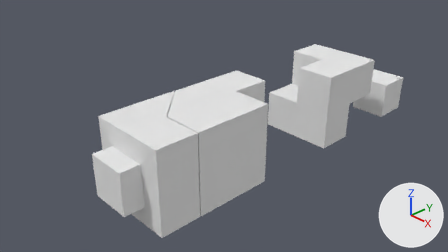
A saved change to the Blender file Assets/Models/b3_harder/b3_harder.blend.
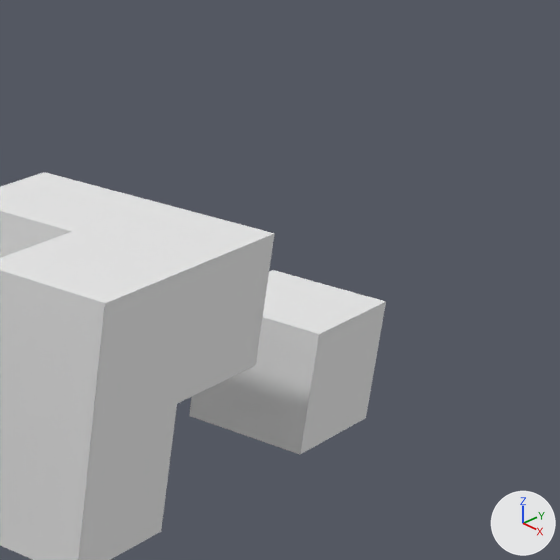
Each version is shown from the file's camera 'Camera', then close up on the part from 68% to 100% of the width and 0% to 57% of the height. The axes (+X, +Y, +Z) are drawn at lower right. The lights are the same throughout.

Names of what the first close-up shows: 'b2p4', 'b2p4_b2p3_a1', 'b2p4_b2p3_a4', 'b2p5', 'b2p5_b2p4_a1', 'b2p5_b2p4_a2'.
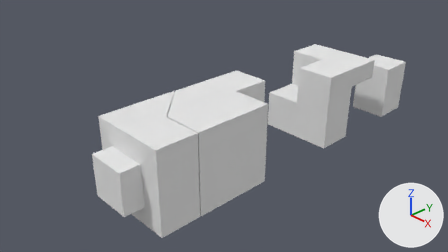
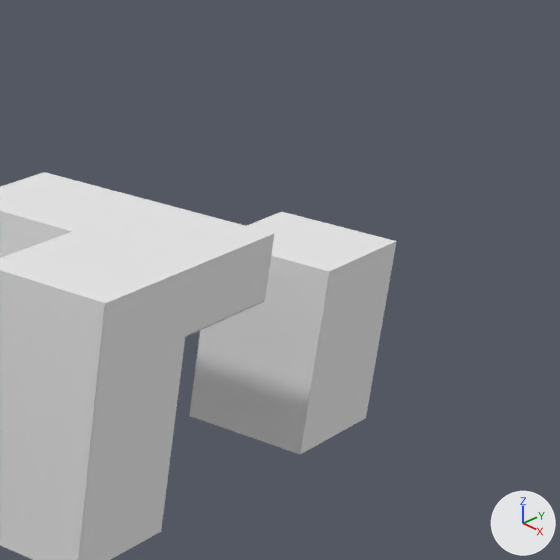
The change, as a diff of the scene's bpy script:
```diff
--- a/Assets/Models/b3_harder/b3_harder.blend.py
+++ b/Assets/Models/b3_harder/b3_harder.blend.py
@@ me_cube_006 @@
 me_cube_006.from_pydata(...)  # 8 vertices, 6 faces; spans x 0.0..1.0, y 5.67..6.17, z -1.0..0.0
 # used by ob_b2p5; location = (0.0, -5.202, 0.0); scale = (1.0, 2.0, 1.0)
+# me_cube_006 part 1: the whole mesh is scaled about its middle by (1, 1, 1.5), then moved by (0.0, 0.0, 0.25)
 me_cube_006.materials.append(mat_purple)
@@ me_cube_005 @@
 me_cube_005.from_pydata(...)  # 25 vertices, 18 faces, 2 loose edges; spans x -1.0..1.0, y 4.23..5.23, z -1.0..1.0
 # used by ob_b2p4; location = (0.0, -5.202, 0.0); scale = (1.0, 2.0, 1.0)
 # verts and faces of me_cube_005; kept vertices keep their numbers, new ones are numbered from 25
 # before: 1 (1.0, 5.23, 1.0) at pixel (274, 233), 2 (-1.0, 5.23, 1.0) at pixel (44, 172), 3 (1.0, 4.73, -1.0) at pixel (161, 531), 4 (1.0, 4.23, -1.0), 7 (1.0, 4.73, 1.0) at pixel (194, 266)
 # before: 8 (1.0, 4.23, 1.0) at pixel (105, 303), 9 (-1.0, 4.73, 1.0), 11 (1.0, 4.23, 0.0) at pixel (90, 445), 12 (0.0, 4.23, 1.0), 14 (-1.0, 4.73, 0.0)
 # before: 15 (1.0, 4.73, 0.0) at pixel (177, 403), 16 (0.0, 4.73, 1.0) at pixel (71, 231), 18 (0.0, 4.73, 0.0), 19 (0.0, 4.23, 0.0), 20 (1.0, 5.23, 0.0) at pixel (255, 365)
 # before: 21 (-1.0, 5.23, 0.0), 22 (0.0, 5.23, 0.0), 24 (0.0, 5.23, 1.0) at pixel (154, 201)
+# me_cube_005 part 2
+delete_vertices([20])  # with the faces that use them
+delete_faces([(3, 15, 7, 8, 11, 4), (2, 24, 22, 21), (9, 14, 18, 16), (12, 16, 18, 19)])
+for new, old in zip([*range(25, 29)], [1, 7, 16, 24]): verts[new] = verts[old] + (0.0, 0.0, -0.5)
+faces += [(1, 25, 28, 24), (25, 26, 27, 28), (3, 15, 26, 7, 8, 11, 4), (2, 24, 28, 22, 21), (9, 14, 18, 27, 16), (12, 16, 27, 18, 19)]
+faces += [(1, 7, 26, 25), (18, 22, 28, 27), (15, 18, 27, 26)]
 me_cube_005.materials.append(mat_purple)
```

Location of each change, (x1, y1, x2, y2) in pixels of the close-ups (560 x 560 px; the box of a moved part takes in the faces that stretch with it):
'b2p5', mesh rescaled
    before: (263, 302, 386, 454)
    after: (242, 212, 397, 454)
part 2 of me_cube_005, moved or reshaped
    both: (174, 233, 275, 406)
'b2p5_b2p4_a1', unchanged, covered by the edit
    before: (263, 270, 386, 334)
